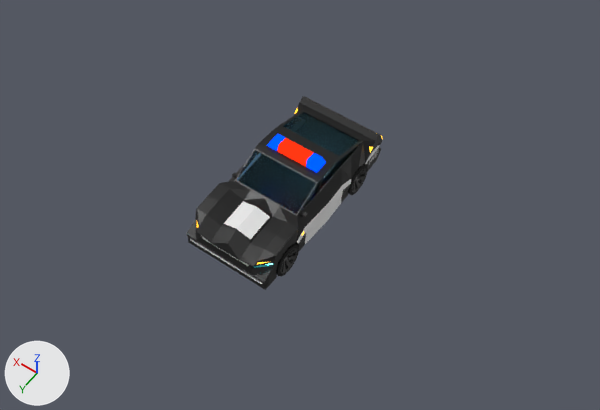
Renders of the Blender file Project-3DXRC/Assets/Vehicles/police.blend from each side of a commit.
Both versions are drawn from a 50 mm camera at (-6.79, 9.06, 13.22) aimed at (-0.35, 0.04, -0.96). Arrows for +X, +Y and +Z are at lower left; the lights stay in place.
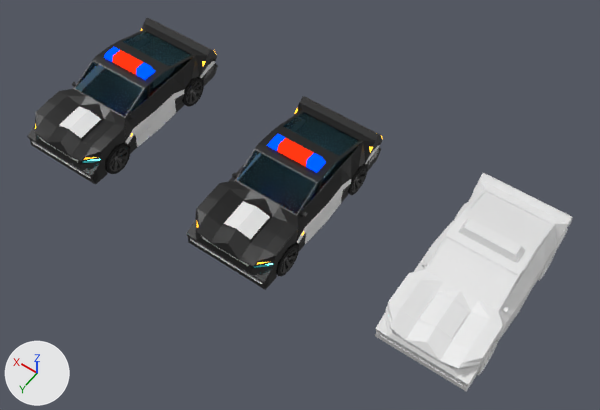
Boxes (x1, y1, x2, y2) around the edits, measured in the pictures (600 x 410 px):
'Cube.002', added: after (375, 173, 573, 391)
'Cube.001', added: after (27, 18, 218, 184)
    faces in mat_material_021 (black #000000): (27, 18, 218, 184)
    faces in mat_material_017: (75, 31, 191, 116)
    faces in mat_material_019 (white #e7e7e7): (32, 61, 215, 179)
    faces in mat_material_015 (dark grey #474747): (110, 81, 202, 172)
    faces in mat_material_016 (black #1b1b1b): (105, 77, 204, 174)

The change, as a diff of the scene's bpy script:
```diff
--- a/Project-3DXRC/Assets/Vehicles/police.blend.py
+++ b/Project-3DXRC/Assets/Vehicles/police.blend.py
@@ mat_material_017 @@
+mat_material_017 = bpy.data.materials.new('Material.017')
+mat_material_017.use_nodes = True; mat_material_017.node_tree.nodes.clear()
+_N = mat_material_017.node_tree.nodes; _L = mat_material_017.node_tree.links
+n0 = _N.new('ShaderNodeOutputMaterial'); n0.name = 'Material Output'
+n1 = _N.new('ShaderNodeBsdfGlass'); n1.name = 'Glass BSDF'
+n1.distribution = 'BECKMANN'
+n1.inputs[0].default_value = (0.395, 0.812, 1.0, 1.0)  # 'Color', cyan #a9e9ff
+n1.inputs[1].default_value = 0.17  # 'Roughness'
+n1.inputs[2].default_value = 1.45  # 'IOR'
+_L.new(n1.outputs[0], n0.inputs[0])  # 'BSDF' to 'Surface'
@@ mat_material_018 @@
+mat_material_018 = bpy.data.materials.new('Material.018')
+mat_material_018.use_nodes = True; mat_material_018.node_tree.nodes.clear()
+_N = mat_material_018.node_tree.nodes; _L = mat_material_018.node_tree.links
+n0 = _N.new('ShaderNodeOutputMaterial'); n0.name = 'Material Output'
+n1 = _N.new('ShaderNodeBsdfSheen'); n1.name = 'Velvet BSDF'
+n1.distribution = 'ASHIKHMIN'
+n1.inputs[0].default_value = (0.084, 0.084, 0.084, 1.0)  # 'Color', dark grey #525252
+n1.inputs[1].default_value = 1.0  # 'Roughness'
+_L.new(n1.outputs[0], n0.inputs[0])  # 'BSDF' to 'Surface'
@@ ob_cube_002 @@
+ob_cube_002 = bpy.data.objects.new('Cube.002', me_cube_002)  # 2010 vertices, 2000 faces; spans x -2.75..2.75, y -5.71..5.74, z -1.57..2.52; in mat_policecar (white #e7e7e7)
+ob_cube_002.location = (-4.33, -0.47, -0.8)
+ob_cube_002.scale = (0.381, 0.381, 0.381)
@@ ob_cube_001 @@
+ob_cube_001 = bpy.data.objects.new('Cube.001', me_cube_001)  # 2010 vertices, 2000 faces; spans x -2.75..2.75, y -5.71..5.74, z -1.57..2.52; in mat_material_021 (black #000000), mat_material_020 (cyan #57f6ff), mat_material_019 (white #e7e7e7), mat_material_016 (black #1b1b1b), mat_material_015 (dark grey #474747), mat_material_014 (grey #717171), mat_material_013 (orange #ffb62e), mat_material_012 (red #a81a06), mat_material_011 (blue #0031d6)
+ob_cube_001.location = (4.71, 0.0, -0.65)
+ob_cube_001.scale = (0.381, 0.381, 0.381)
```
